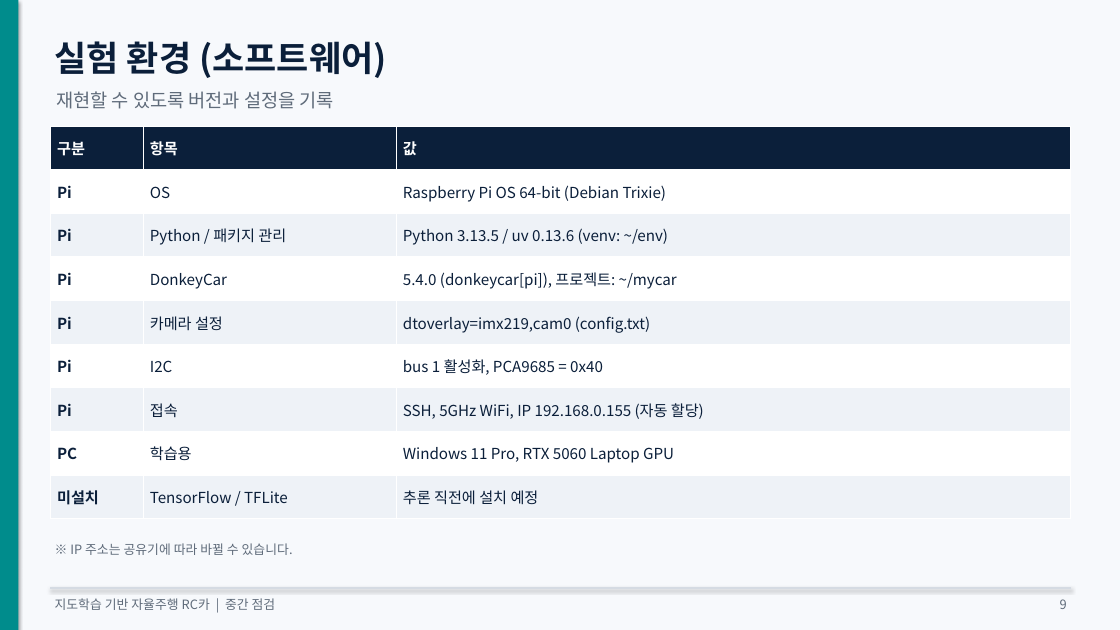
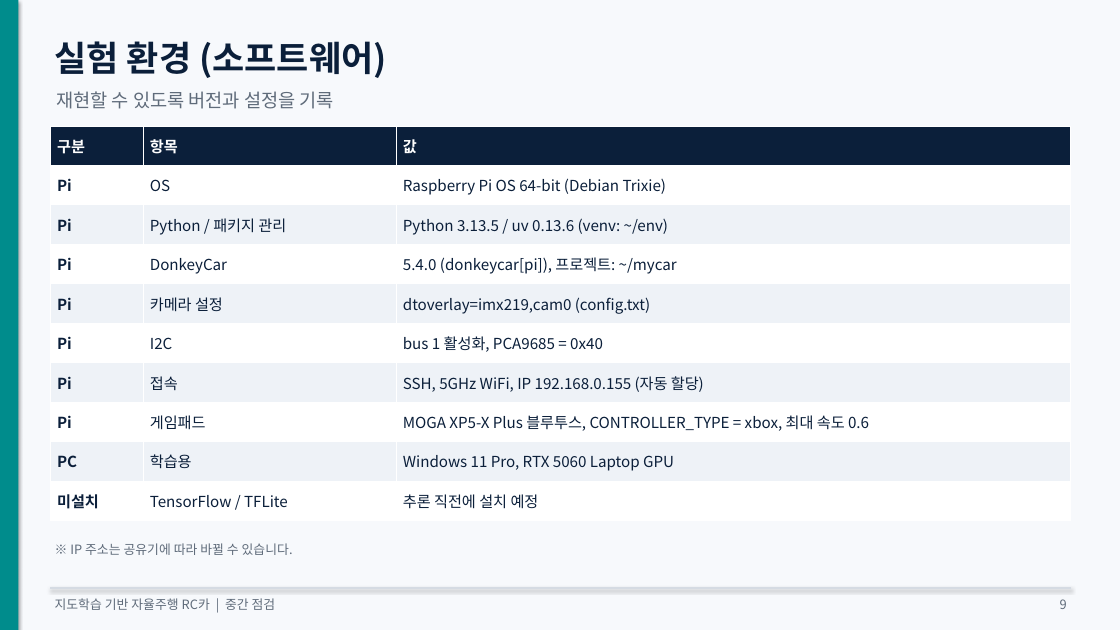
Before and after one commit to KMUTMU/Robot, a slide deck: slide 9 of 중간점검_자율주행RC카.pptx. Drawn at 1120x630 pixels with LibreOffice and Linux fonts; fonts in the diff are those of the drawing. Boxes give left, top, right and bottom in pixels: in the first picture for what was removed or moved away, otherwise in the second. Text is boxed around its words. In the diff, an @@ line names an element or a change of style, - is before the commit and + after.

```diff
--- a/중간점검_자율주행RC카.pptx
+++ b/중간점검_자율주행RC카.pptx
@@ table at <box>50,126,1070,521</box> @@
+row 8: Pi | 게임패드 | MOGA XP5-X Plus 블루투스, CONTROLLER_TYPE = xbox, 최대 속도 0.6
```
Also in this commit, not shown: 9 other slides changed, 3 slides added, 5 other files.
